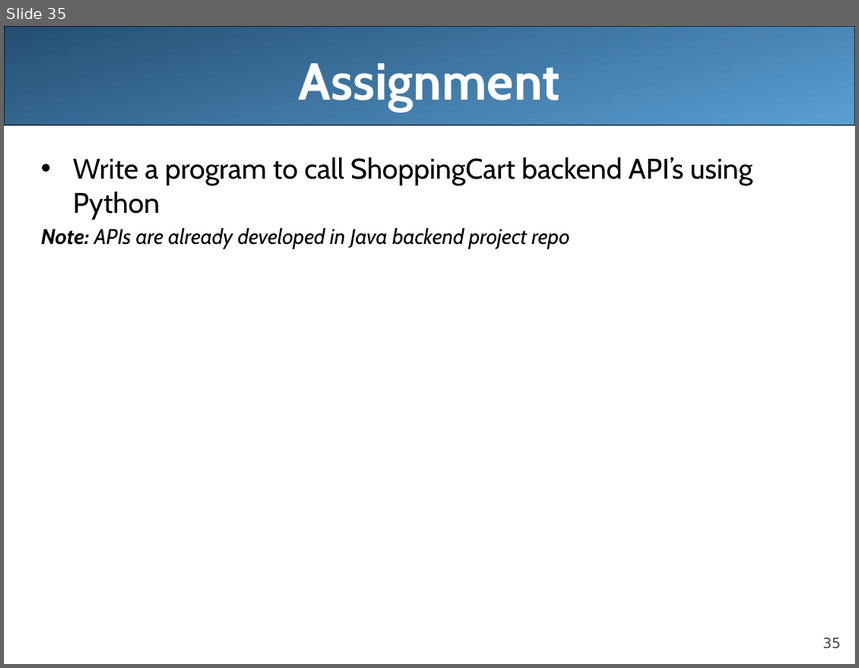
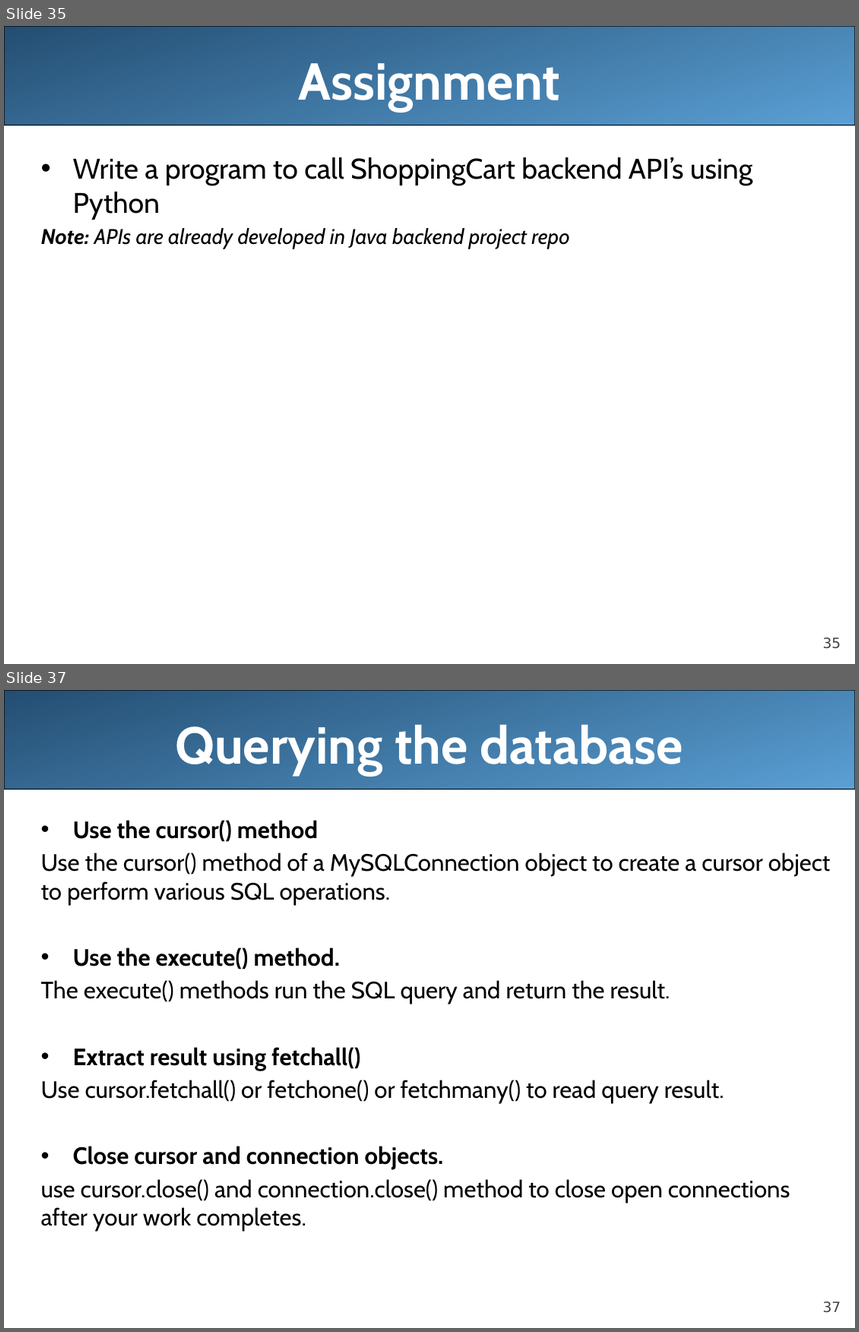
Before and after one commit to redvinca/Assignment, a slide deck: Docs/python-basics.pptx. Shown one above the other, each under a label of ours: slide 35 before the commit, slides 35 and 37 after it; the slides between them are not shown. The pictures are 859x668 and 859x1332 pixels, drawn with LibreOffice and Linux fonts; fonts in the diff are those of the drawing; background and template pictures are left out. Boxes give left, top, right and bottom in pixels: in the first picture for what was removed or moved away, otherwise in the second. Text is boxed around its words. In the diff, an @@ line names an element or a change of style, - is before the commit and + after.

```diff
--- a/Docs/python-basics.pptx
+++ b/Docs/python-basics.pptx
@@ slide 37 added at bbox=[4, 690, 855, 1328], background #FFFFFF; not listed: 2 template elements that a slide beside it also shows @@
@@ title added at bbox=[176, 724, 683, 775], 44 pt, text #FFFFFF, bold @@
+Querying the database
@@ text added at bbox=[41, 820, 831, 1232], 20 pt, text #000000 @@
+• Use the cursor() method
+Use the cursor() method of a MySQLConnection object to create a cursor object to perform various SQL operations.
+• Use the execute() method.
+The execute() methods run the SQL query and return the result.
+• Extract result using fetchall()
+Use cursor.fetchall() or fetchone() or fetchmany() to read query result.
+• Close cursor and connection objects.
+use cursor.close() and connection.close() method to close open connections after your work completes.
```
Also in this commit, not shown: 2 other slides added.
